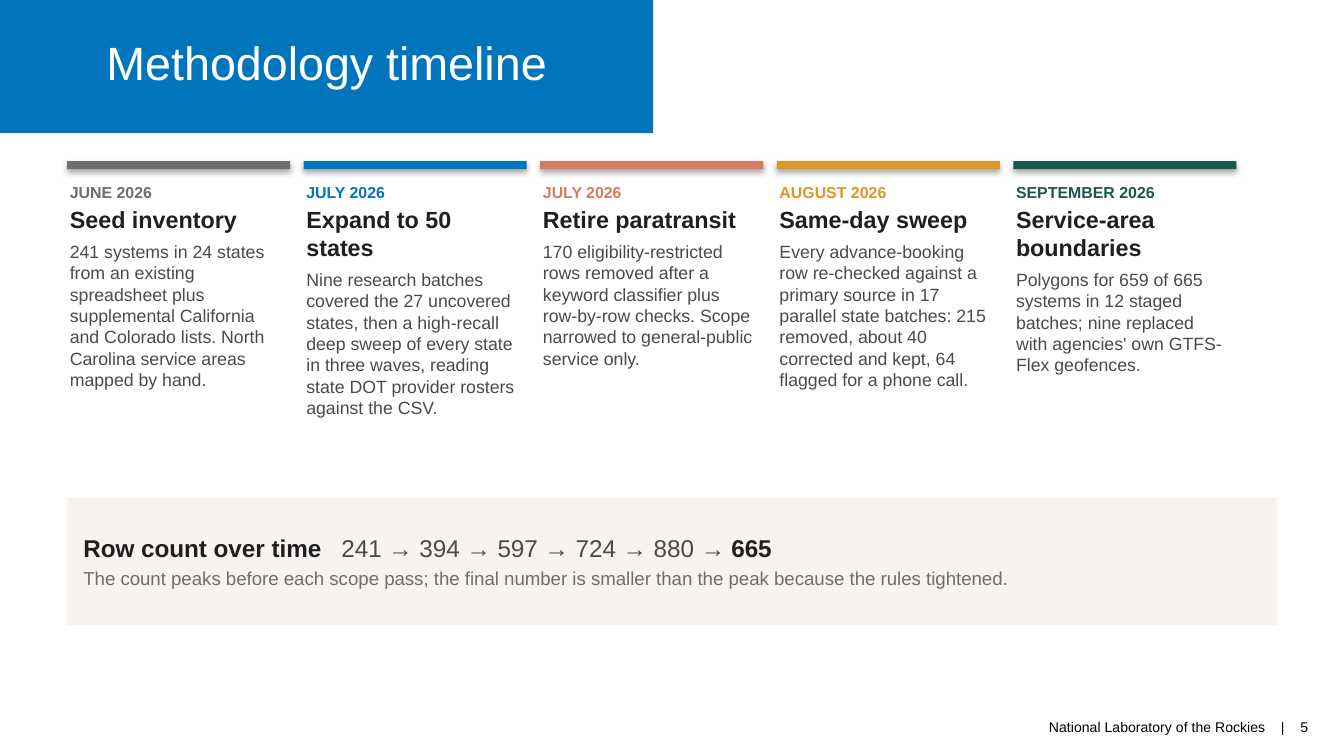
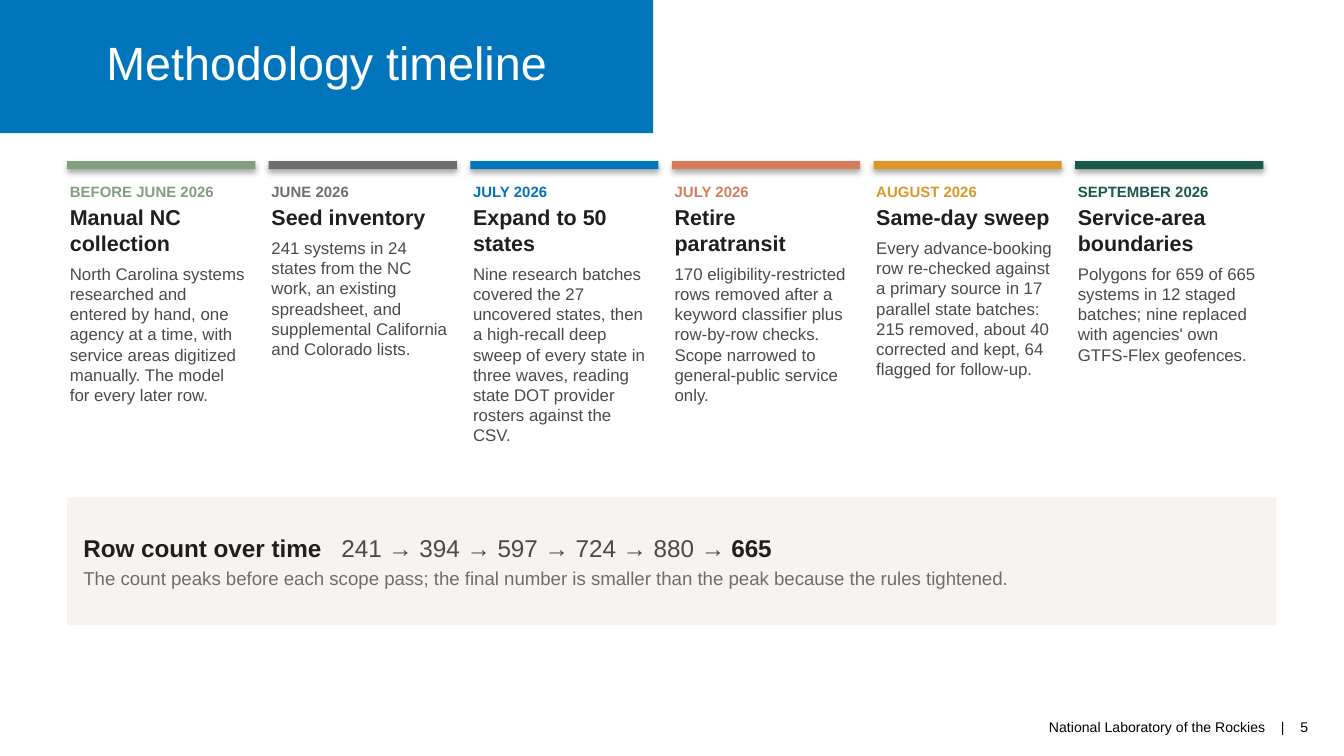
Before and after one commit to jfish79/odt-dashboard, a slide deck: slide 5 of docs/ODT-Database-Project-Summary.pptx. Drawn at 1344x756 pixels with LibreOffice and Linux fonts; fonts in the diff are those of the drawing. Boxes give left, top, right and bottom in pixels: in the first picture for what was removed or moved away, otherwise in the second. Text is boxed around its words. In the diff, an @@ line names an element or a change of style, - is before the commit and + after.

```diff
--- a/docs/ODT-Database-Project-Summary.pptx
+++ b/docs/ODT-Database-Project-Summary.pptx
@@ rectangle: place and size @@
-rectangle at <box>67,161,290,169</box>
+rectangle at <box>67,161,255,169</box>
@@ rectangle at <box>67,161,255,169</box>: fill #6E6E6E to #819E7E @@
@@ rectangle: place and size @@
-rectangle at <box>304,161,527,169</box>
+rectangle at <box>269,161,457,169</box>
@@ rectangle at <box>269,161,457,169</box>: fill #0075BB to #6E6E6E @@
@@ rectangle: place and size @@
-rectangle at <box>540,161,763,169</box>
+rectangle at <box>470,161,659,169</box>
@@ rectangle at <box>470,161,659,169</box>: fill #D57C5C to #0075BB @@
@@ text "JULY 2026": place and size @@
-text "JULY 2026" at <box>306,187,514,418</box>
+text "JULY 2026" at <box>473,186,645,441</box>
@@ text "JULY 2026" at <box>473,186,645,441</box>: size 8.5 to 8 pt in "JULY 2026"; size 12.5 to 11.5 pt in "Expand to 50 states"; size 9.5 to 9 pt in "Nine research batches covered the 27 uncovered ..." @@
@@ text "JULY 2026": place and size @@
-text "JULY 2026" at <box>543,187,752,369</box>
+text "JULY 2026" at <box>675,186,845,405</box>
@@ text "JULY 2026" at <box>675,186,845,405</box>: size 8.5 to 8 pt in "JULY 2026"; size 12.5 to 11.5 pt in "Retire paratransit"; size 9.5 to 9 pt in "170 eligibility-restricted rows removed after a keyword ..." @@
@@ rectangle: place and size @@
-rectangle at <box>777,161,1000,169</box>
+rectangle at <box>672,161,860,169</box>
@@ rectangle at <box>672,161,860,169</box>: fill #DB9728 to #D57C5C @@
@@ text "AUGUST 2026": place and size @@
-text "AUGUST 2026" at <box>779,187,986,390</box>
+text "AUGUST 2026" at <box>876,186,1052,379</box>
@@ rectangle: place and size @@
-rectangle at <box>1013,161,1236,169</box>
+rectangle at <box>874,161,1062,169</box>
@@ rectangle at <box>874,161,1062,169</box>: fill #1A584D to #DB9728 @@
@@ text "SEPTEMBER 2026": place and size @@
-text "SEPTEMBER 2026" at <box>1016,187,1222,375</box>
+text "SEPTEMBER 2026" at <box>1078,186,1255,365</box>
@@ text "SEPTEMBER 2026" at <box>1078,186,1255,365</box>: size 8.5 to 8 pt in "SEPTEMBER 2026"; size 12.5 to 11.5 pt in "Service-area boundaries"; size 9.5 to 9 pt in "Polygons for 659 of 665 systems in ..." @@
@@ rectangle added at <box>1075,161,1263,169</box>, fill #1A584D @@
@@ text at <box>70,186,245,405</box>: text changed; size 9.5 to 9 pt @@
-JUNE 2026
-Seed inventory
-241 systems in 24 states from an existing spreadsheet plus supplemental California and Colorado lists. North Carolina service areas mapped by hand.
+BEFORE JUNE 2026
+Manual NC collection
+North Carolina systems researched and entered by hand, one agency at a time, with service areas digitized manually. The model for every later row.
@@ text added at <box>271,186,447,355</box>, 9 pt, text #4A4A4A @@
+JUNE 2026
+Seed inventory
+241 systems in 24 states from the NC work, an existing spreadsheet, and supplemental California and Colorado lists.
@@ text at <box>876,186,1050,230</box>: size 8.5 to 8 pt in "AUGUST 2026"; size 12.5 to 11.5 pt in "Same-day sweep" @@
@@ text at <box>876,242,1052,379</box>: text changed; size 9.5 to 9 pt @@
-Every advance-booking row re-checked against a primary source in 17 parallel state batches: 215 removed, about 40 corrected and kept, 64 flagged for a phone call.
+Every advance-booking row re-checked against a primary source in 17 parallel state batches: 215 removed, about 40 corrected and kept, 64 flagged for follow-up.
```
Also in this commit, not shown: 3 other slides changed, 1 other file.
